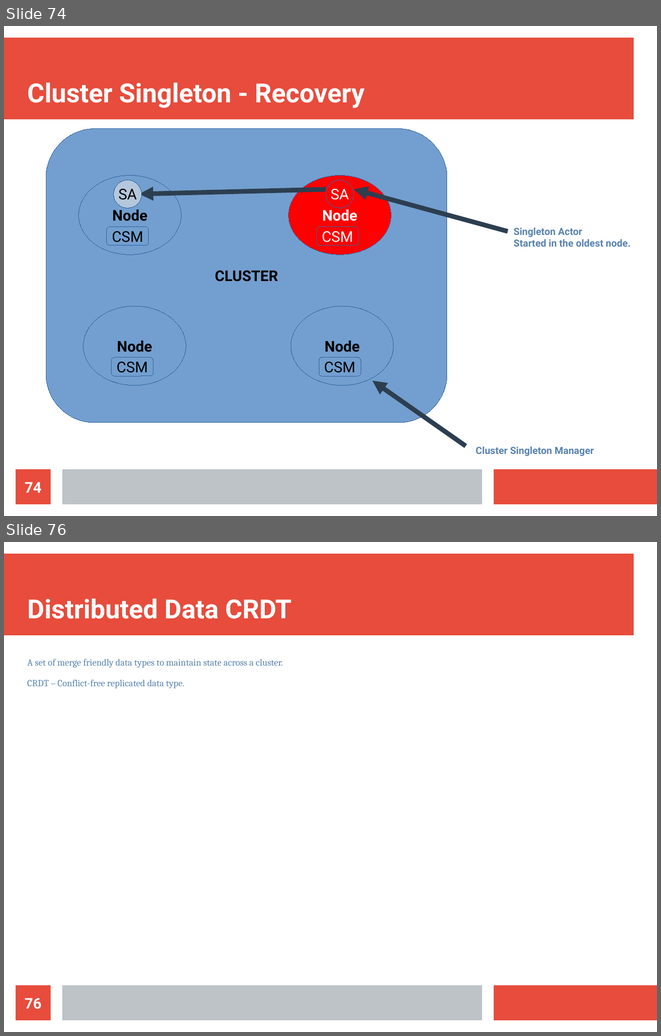
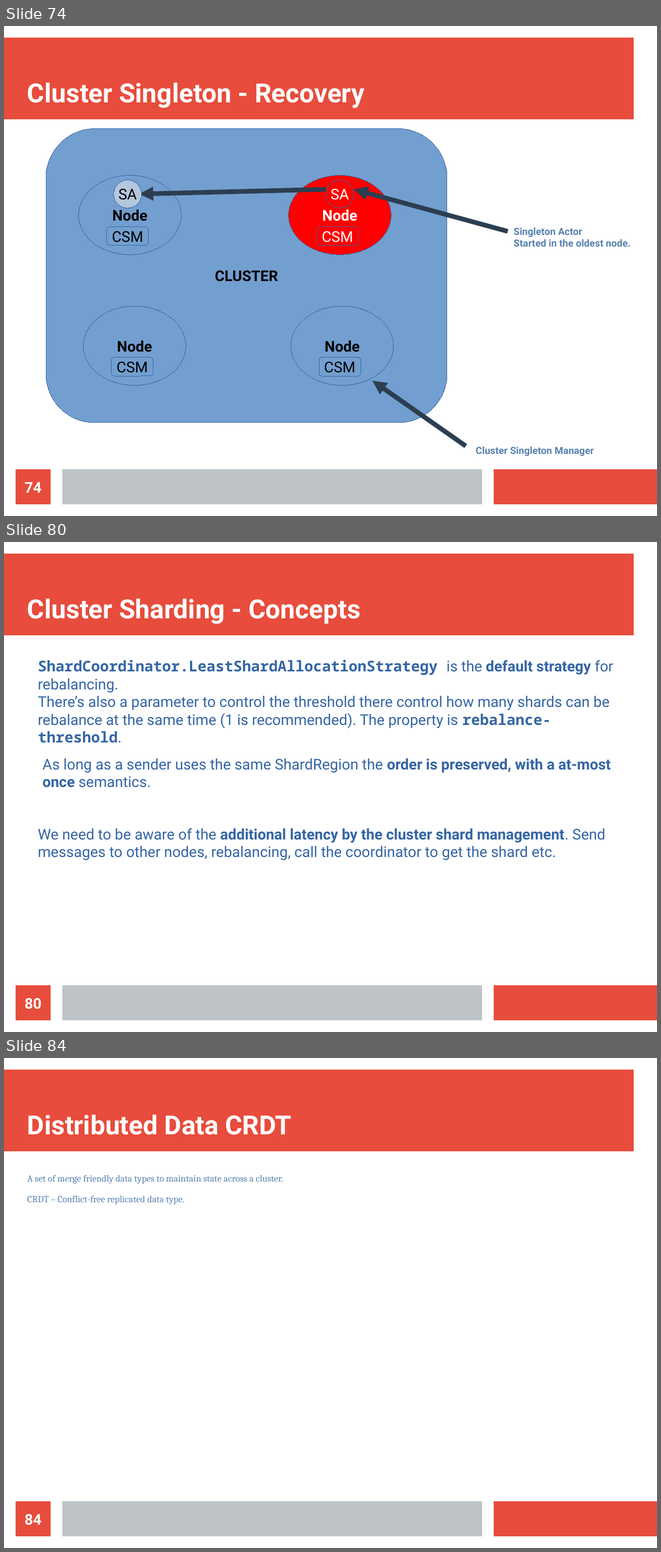
Before and after one commit to bytemania/akka-java-cluster, a slide deck: src/main/resources/res/presentation.odp. Shown one above the other, each under a label of ours: slides 74 and 76 before the commit, slides 74, 80 and 84 after it; the slides between them are not shown. The pictures are 661x1036 and 661x1552 pixels, drawn with LibreOffice and Linux fonts; fonts in the diff are those of the drawing. Boxes give left, top, right and bottom in pixels: in the first picture for what was removed or moved away, otherwise in the second. Text is boxed around its words. In the diff, an @@ line names an element or a change of style, - is before the commit and + after.

Commit message:
sharding

```diff
--- a/src/main/resources/res/presentation.odp
+++ b/src/main/resources/res/presentation.odp
@@ slide 80 added at [4,542,657,1032], background #FFFFFF; not listed: 3 template elements that a slide beside it also shows @@
@@ title added at [27,598,360,624], 32 pt, text #FFFFFF, bold @@
+Cluster Sharding - Concepts
@@ text added at [38,660,614,743], 18 pt, text #3465A4 @@
+ShardCoordinator.LeastShardAllocationStrategy is the default strategy for rebalancing.
+There’s also a parameter to control the threshold there control how many shards can be rebalance at the same time (1 is recommended). The property is rebalance-threshold.
@@ text added at [43,758,611,787], 18 pt, text #3465A4 @@
+As long as a sender uses the same ShardRegion the order is preserved, with a at-most once semantics.
@@ text added at [38,828,606,860], 18 pt, text #3465A4 @@
+We need to be aware of the additional latency by the cluster shard management. Send messages to other nodes, rebalancing, call the coordinator to get the shard etc.
@@ page number added at [16,985,51,1020], fill #E74C3C, 18 pt, text #FFFFFF, bold @@
+80
@@ what was slide 76 is now slide 84 @@
@@ page number at [25,1514,42,1525]: text changed @@
-76
+84
```
Also in this commit, not shown: 1 slide changed, 10 other slides added.
